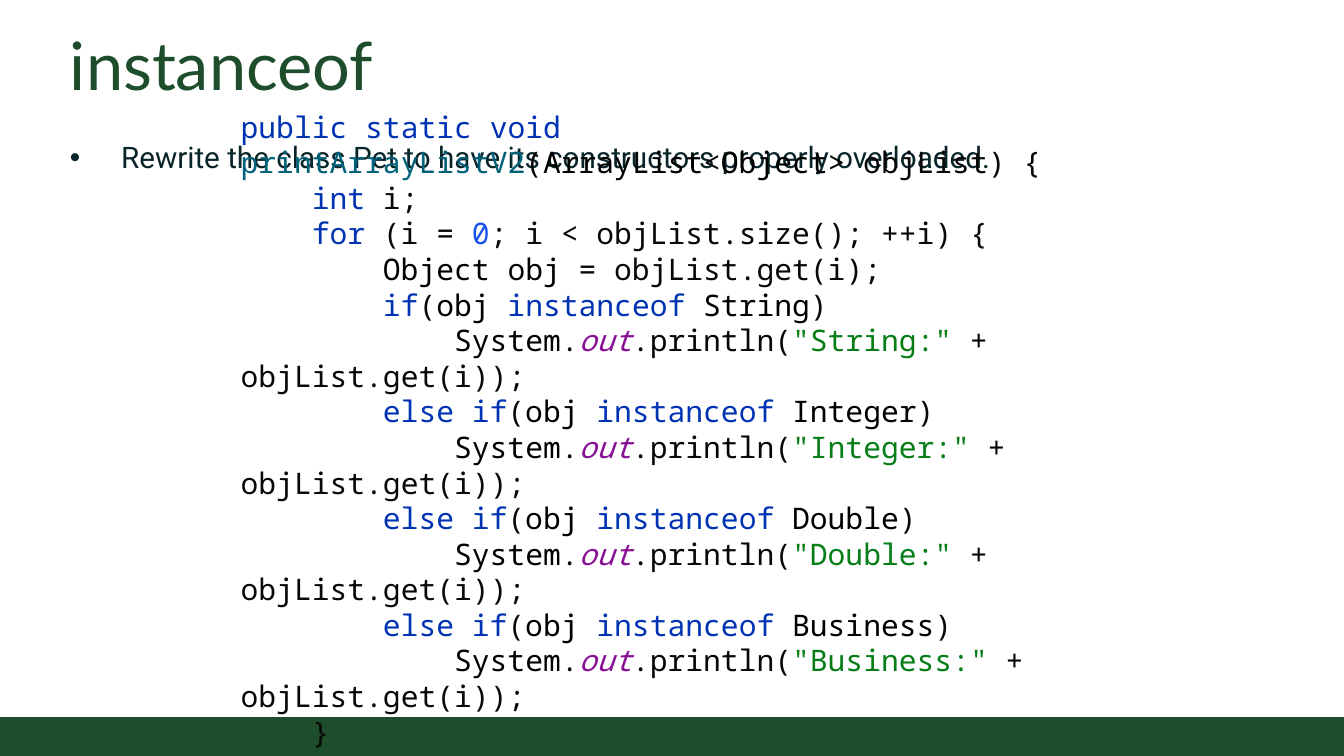
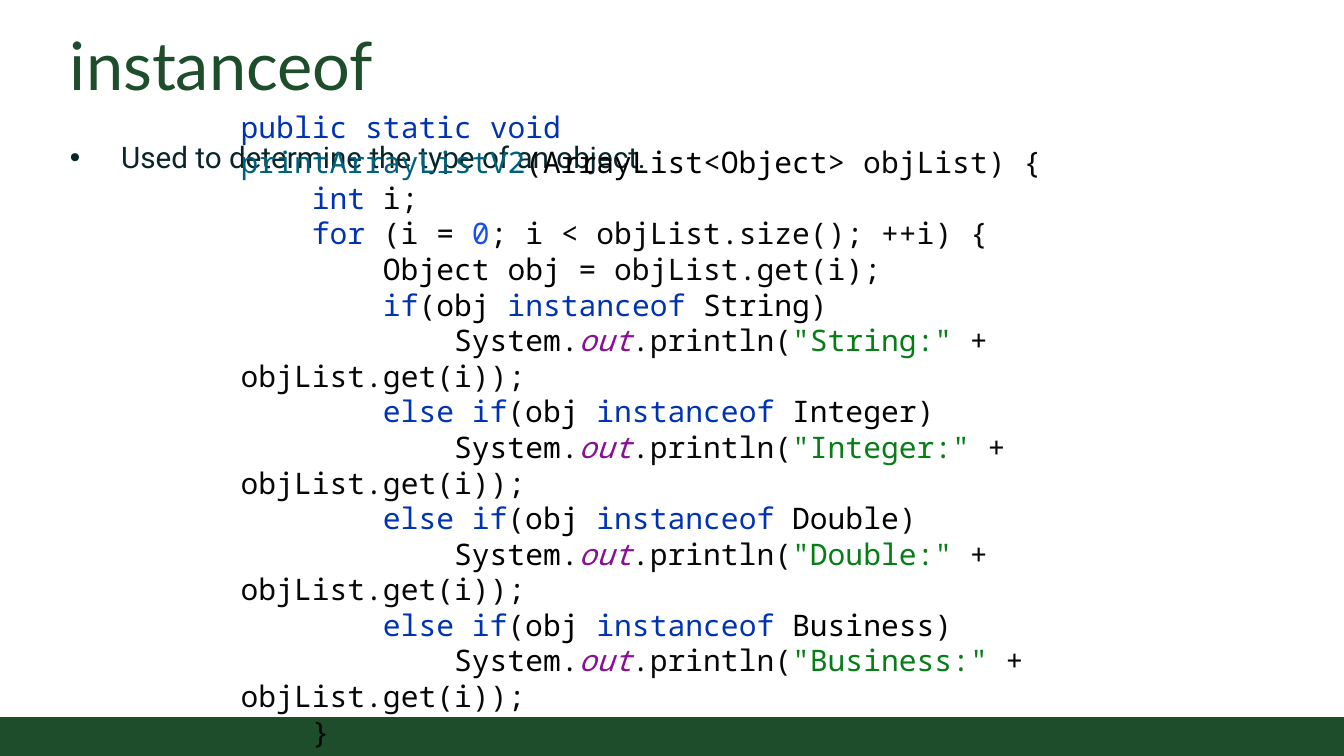
Before and after one commit to CSU-CompSci-CS163-4/Handouts, a slide deck: slide 9 of slides/On-Campus/10_01_02PolymorphismAndMoreBranching.pptx. Drawn at 1344x756 pixels with LibreOffice and Linux fonts; fonts in the diff are those of the drawing; background and template pictures are left out. Boxes give left, top, right and bottom in pixels: in the first picture for what was removed or moved away, otherwise in the second. Text is boxed around its words. In the diff, an @@ line names an element or a change of style, - is before the commit and + after.

Commit message:
Polymorphism and More Branching lecture updated

```diff
--- a/slides/On-Campus/10_01_02PolymorphismAndMoreBranching.pptx
+++ b/slides/On-Campus/10_01_02PolymorphismAndMoreBranching.pptx
@@ text at bbox=[121, 141, 645, 176]: text changed @@
-• Rewrite the class Pet to have its constructors properly overloaded.
+• Used to determine the type of an object.
```
